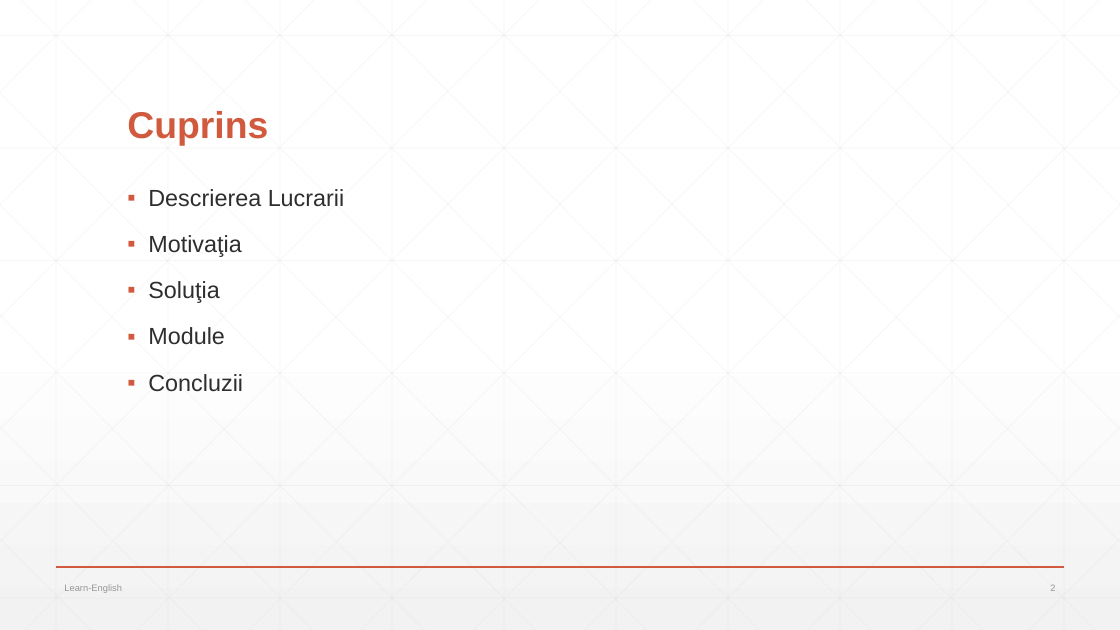
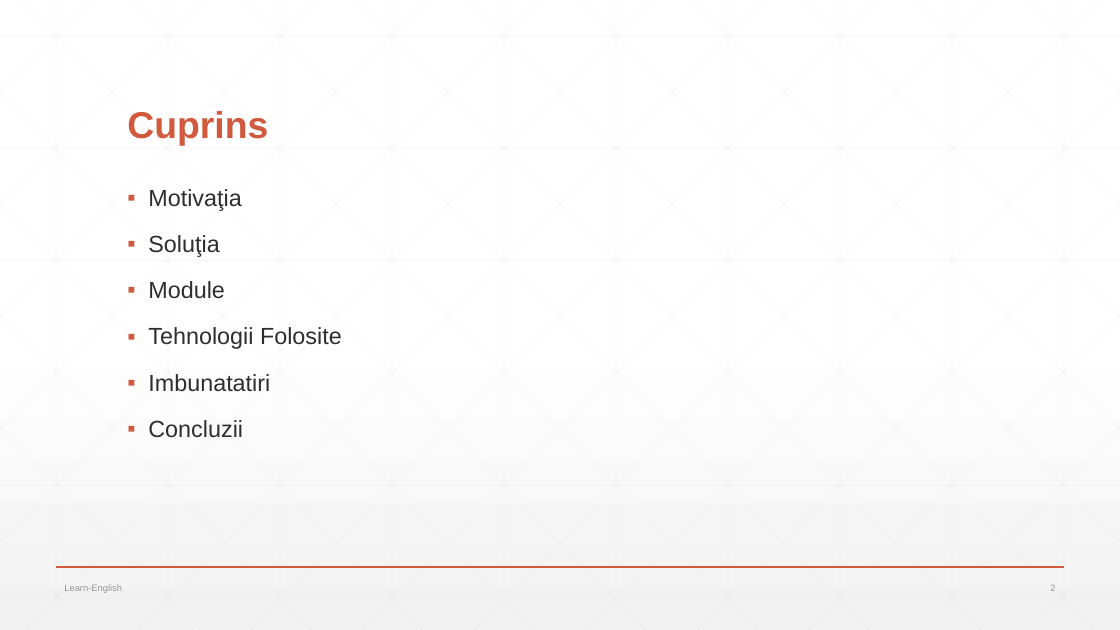
Before and after one commit to natalia031147/LearnEnglish, a slide deck: slide 2 of Prezentarea si Lucrarea scrisa/LEARN-ENGLISH-Prezentarea-Tasca Natalia.pptx. Drawn at 1120x630 pixels with LibreOffice and Linux fonts; fonts in the diff are those of the drawing. Boxes give left, top, right and bottom in pixels: in the first picture for what was removed or moved away, otherwise in the second. Text is boxed around its words. In the diff, an @@ line names an element or a change of style, - is before the commit and + after.

```diff
--- a/Prezentarea si Lucrarea scrisa/LEARN-ENGLISH-Prezentarea-Tasca Natalia.pptx
+++ b/Prezentarea si Lucrarea scrisa/LEARN-ENGLISH-Prezentarea-Tasca Natalia.pptx
@@ text at (148, 189, 345, 207): paragraph removed @@
-▪ Descrierea Lucrarii
@@ text at (148, 327, 342, 392): paragraphs added @@
+▪ Tehnologii Folosite
+▪ Imbunatatiri
```
Also in this commit, not shown: 7 other slides changed, 11 slides added, 4 slides removed, 11 other files.
